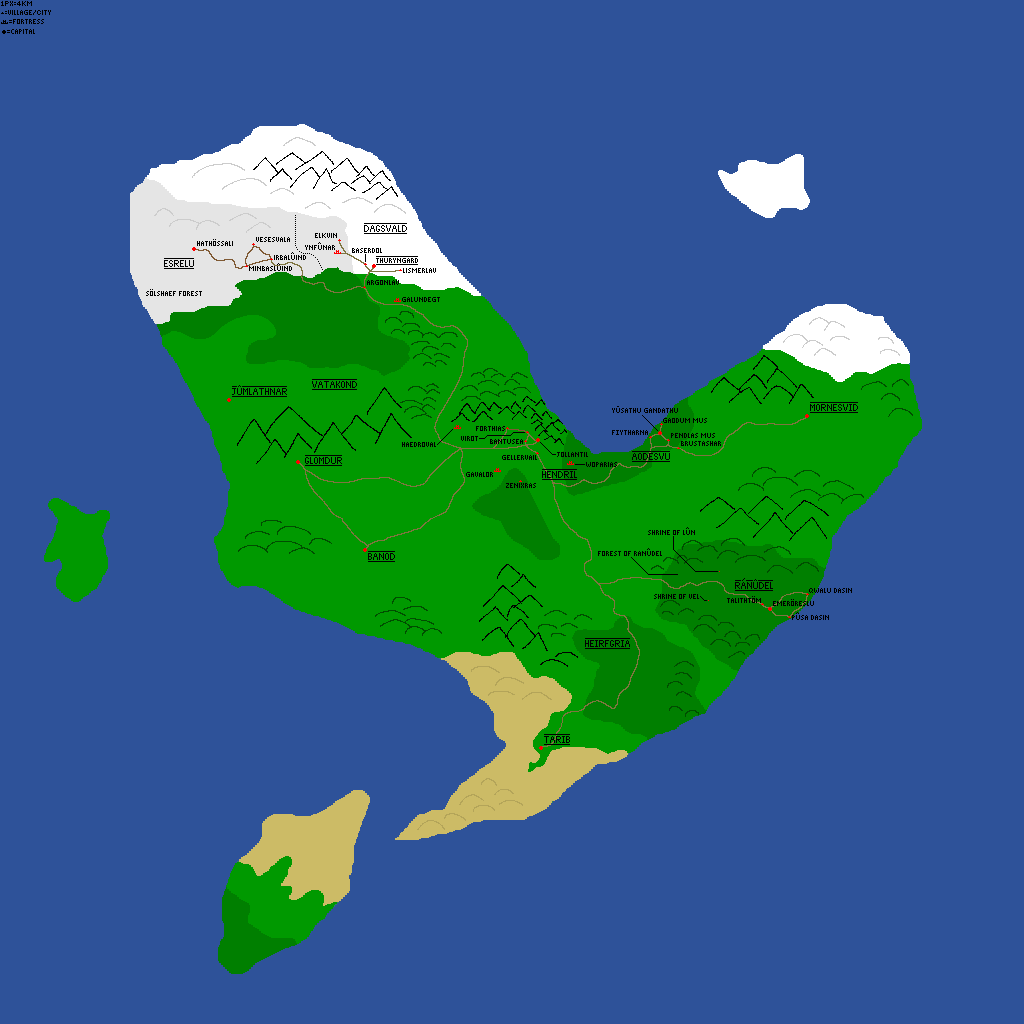
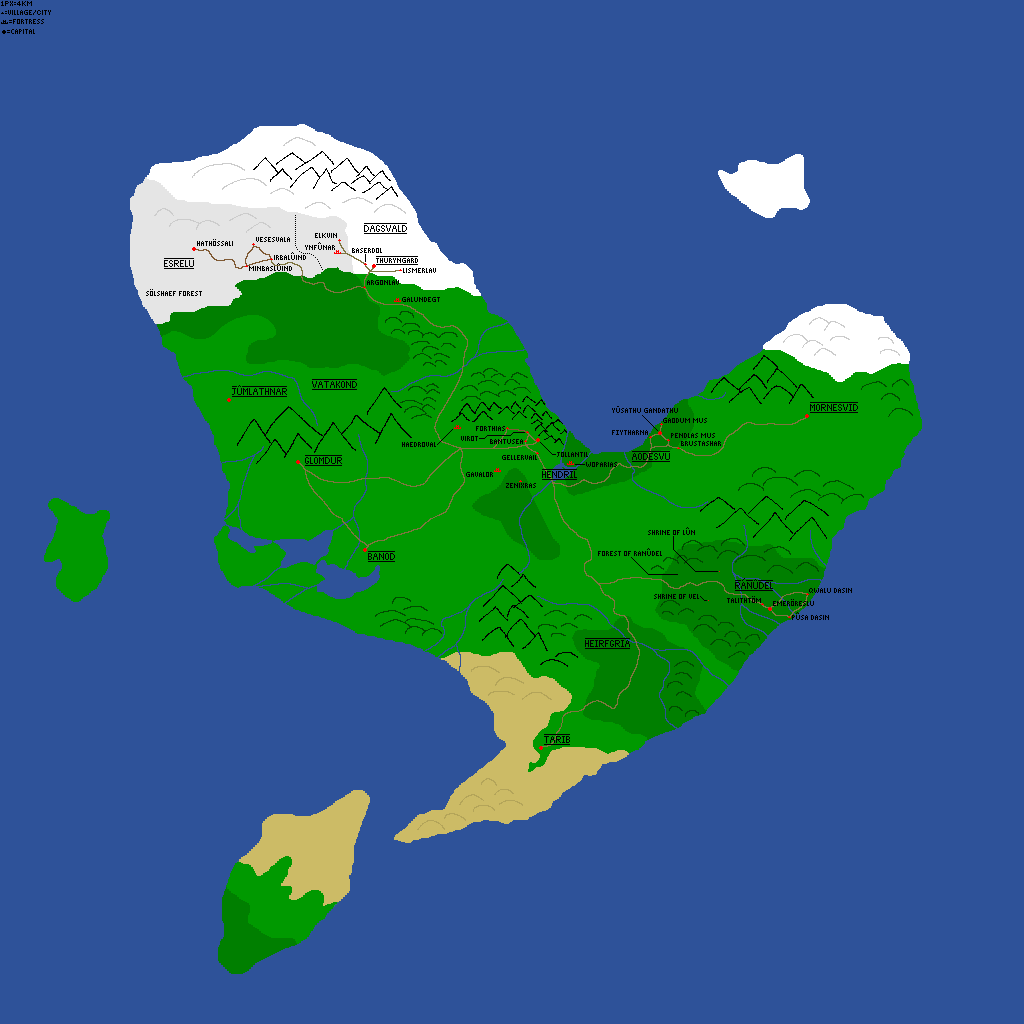
Two versions of the same layered image (1024x1024). Layer-by-layer changes:
painted on "Background" over [130, 128, 910, 843]
